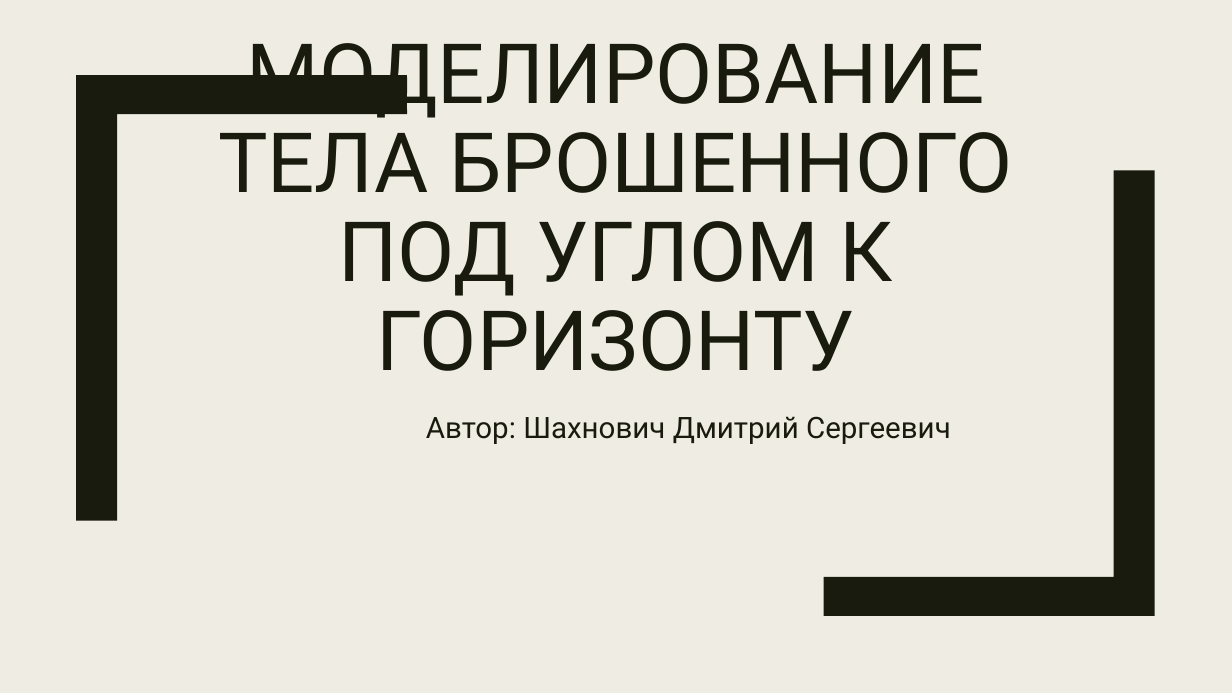
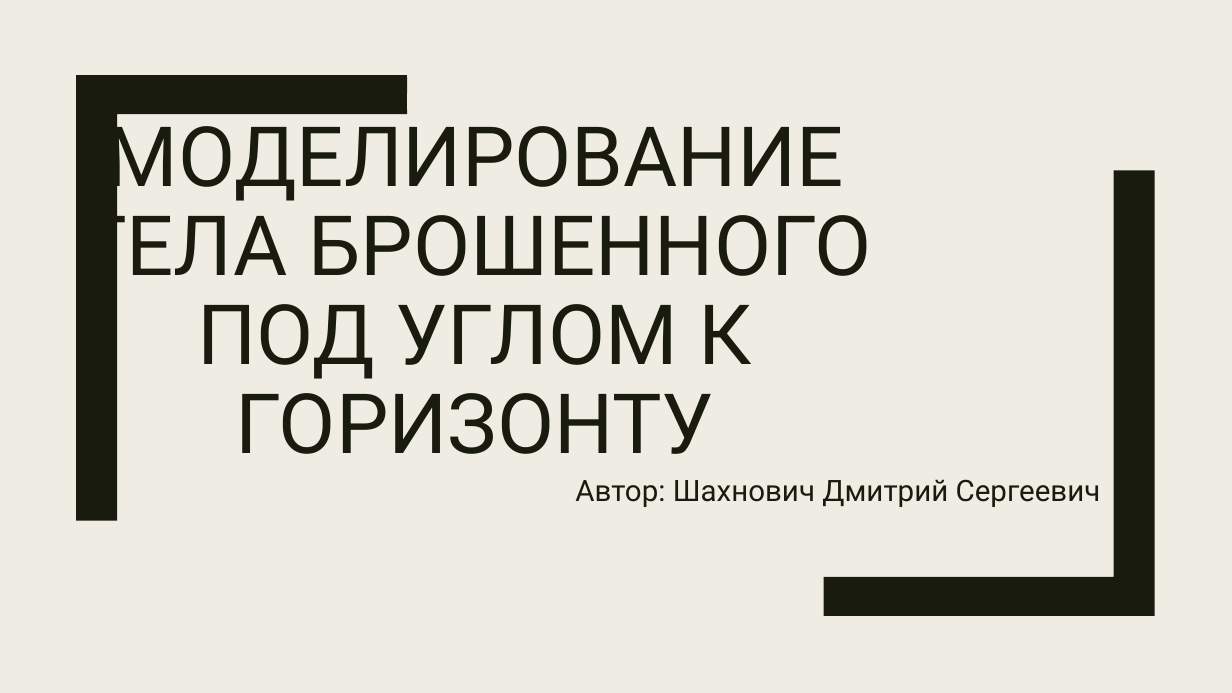
Before and after one commit to Impervguin/Projectile-Simulation, a slide deck: slide 1 of Presentation.pptx. Drawn at 1232x693 pixels with LibreOffice and Linux fonts; fonts in the diff are those of the drawing. Boxes give left, top, right and bottom in pixels: in the first picture for what was removed or moved away, otherwise in the second. Text is boxed around its words. In the diff, an @@ line names an element or a change of style, - is before the commit and + after.

Commit message:
added presentation

```diff
--- a/Presentation.pptx
+++ b/Presentation.pptx
@@ title "МОДЕЛИРОВАНИЕ ТЕЛА БРОШЕННОГО ПОД УГЛОМ ..." rewrapped from box(218, 43, 1013, 371) to box(77, 111, 872, 454) @@
@@ subtitle "Автор: Шахнович Дмитрий Сергеевич": place and size @@
-subtitle "Автор: Шахнович Дмитрий Сергеевич" at box(426, 416, 951, 444)
+subtitle "Автор: Шахнович Дмитрий Сергеевич" at box(575, 479, 1101, 507)
```
Also in this commit, not shown: 1 other slide changed, 3 slides added, 1 slide removed, 1 other file.
